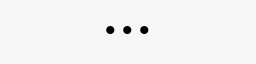
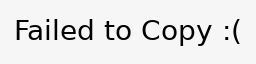
Two versions of the same layered image (256px x 64px). Layer-by-layer changes:
hid "•••" over [106, 26, 149, 34]
added layer "Failed to Copy :(" above "Ready to Paste" over [16, 19, 240, 46]
